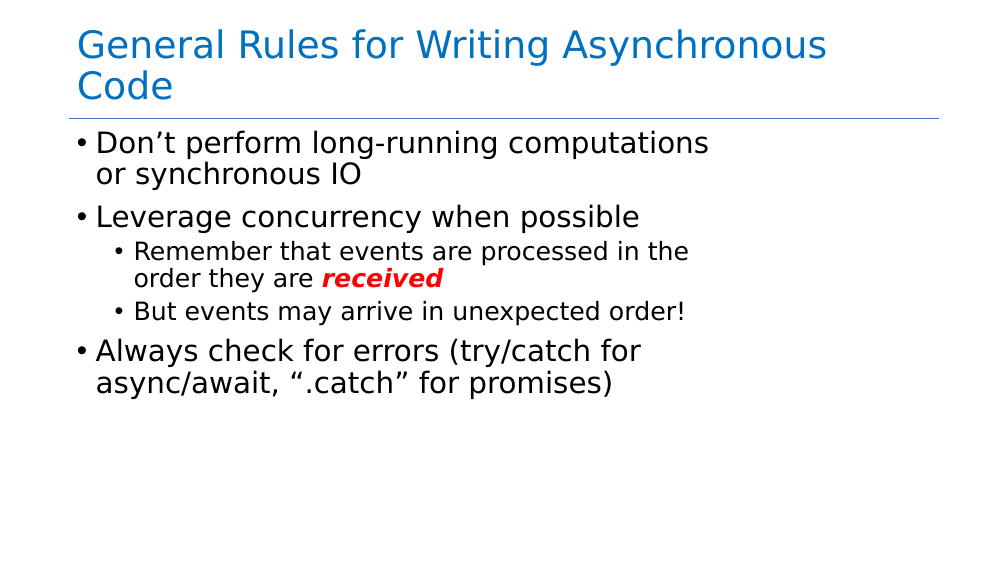
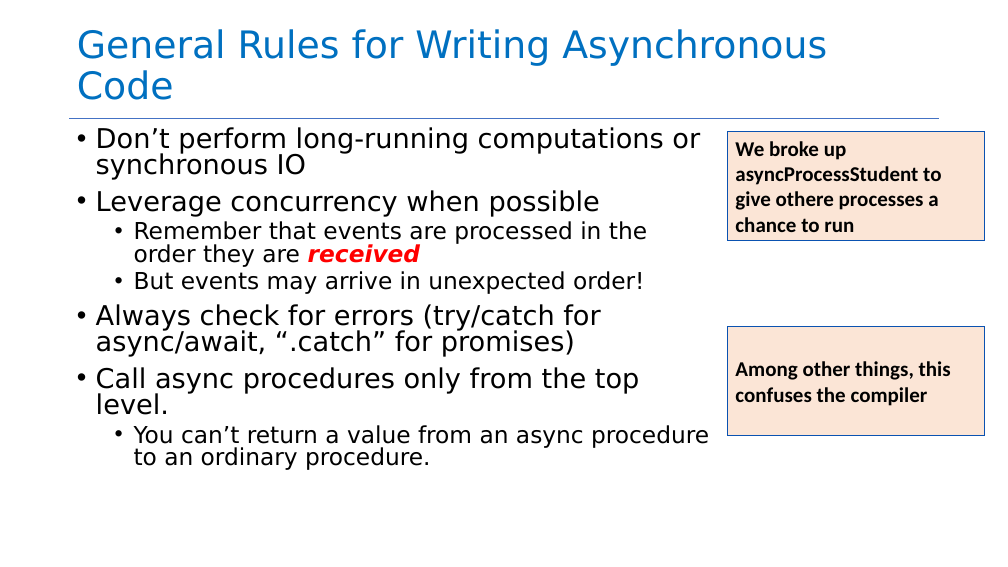
Before and after one commit to neu-se/CS4530-Fall-2022, a slide deck: slide 26 of Slides/Module 05 Concurrency Patterns in Typescript.pptx (slide 29 before the commit). Drawn at 1008x567 pixels with LibreOffice and Linux fonts; fonts in the diff are those of the drawing. Boxes give left, top, right and bottom in pixels: in the first picture for what was removed or moved away, otherwise in the second. Text is boxed around its words. In the diff, an @@ line names an element or a change of style, - is before the commit and + after.

```diff
--- a/Slides/Module 05 Concurrency Patterns in Typescript.pptx
+++ b/Slides/Module 05 Concurrency Patterns in Typescript.pptx
@@ text at [96,127,700,357]: size 28 to 25.9 pt in "Don’t perform long-running computations or synchronous IO", "Leverage concurrency when possible", "Always check for errors (try/catch for async/await, ..."; size 24 to 22.2 pt in "Remember that events are processed in the ...", "But events may arrive in unexpected order!"; line spacing 0.9 to 0.8 @@
@@ rectangle added at [728,131,985,240], fill #FBE5D6, outline #0A52B1 1 pt, 20 pt, text #000000, bold @@
+We broke up asyncProcessStudent to give othere processes a chance to run
@@ rectangle added at [728,327,985,436], fill #FBE5D6, outline #0A52B1 1 pt, 20 pt, text #000000, bold @@
+Among other things, this confuses the compiler
@@ text at [96,367,709,470]: paragraphs added @@
+• Call async procedures only from the top level.
+  • You can’t return a value from an async procedure to an ordinary procedure.
```
Also in this commit, not shown: 8 other slides changed, 13 slides added, 11 slides removed, 1 other file.
